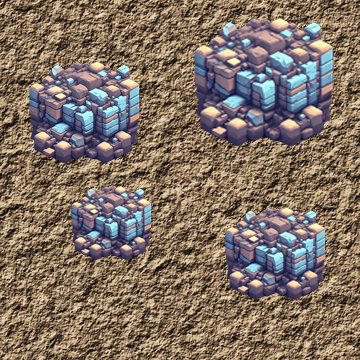
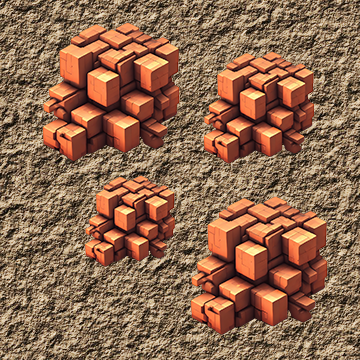
Layer changes from the first (360, 360) image to the second:
renamed "Layer 3" to "copperOre", moved it above "Layer 4", painted on it over [32,17,334,335]
removed layer "Layer 2" over [193,17,334,155]
removed layer "Layer 1" over [29,53,145,164]
hid "Layer 4", painted on it over [29,17,334,306]
